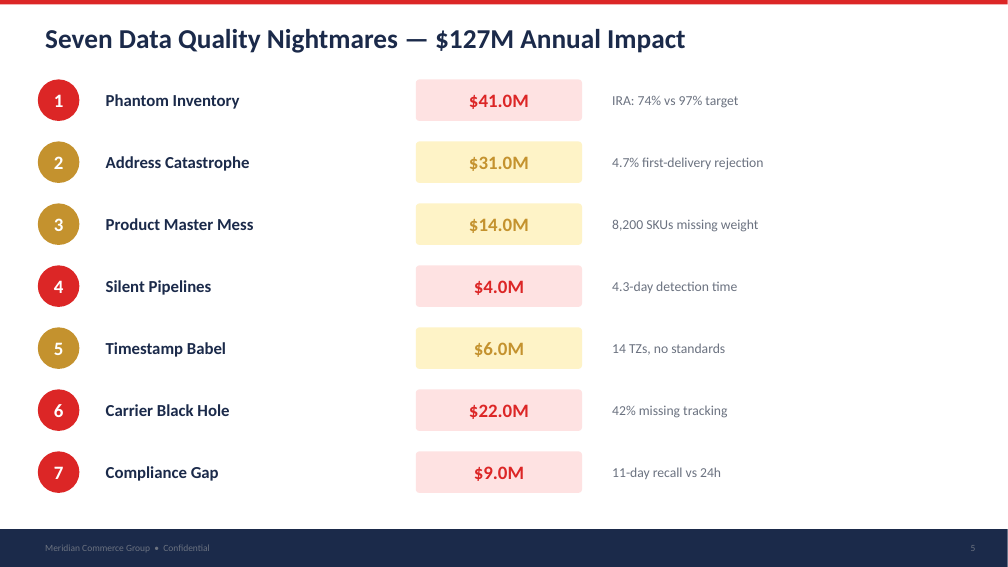
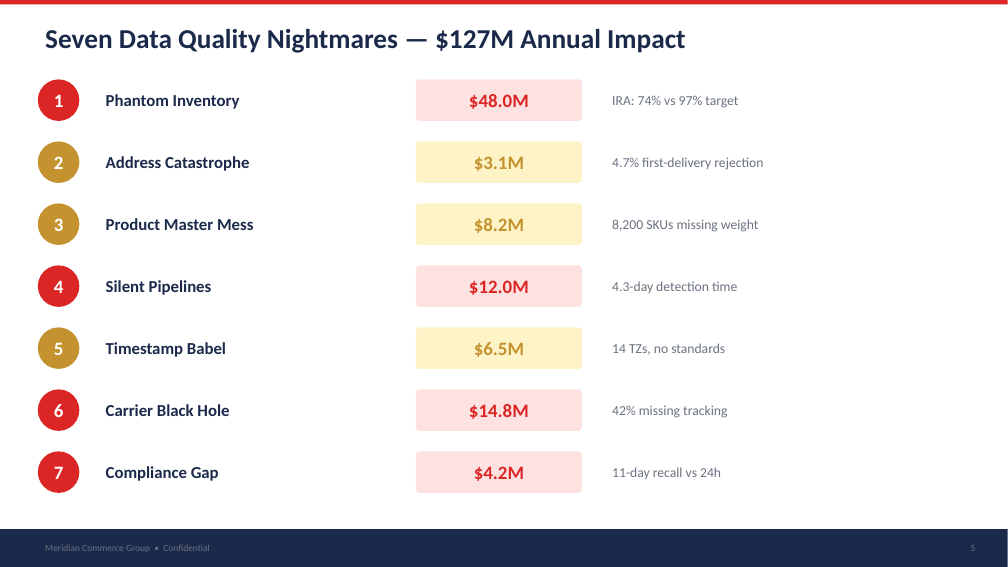
Before and after one commit to robertschoenfeldqlik/meridan_retail_group_qlik_demo_assets, a slide deck: slide 5 of MCG_Company_Profile_Data_Quality.pptx. Drawn at 1008x567 pixels with LibreOffice and Linux fonts; fonts in the diff are those of the drawing. Boxes give left, top, right and bottom in pixels: in the first picture for what was removed or moved away, otherwise in the second. Text is boxed around its words. In the diff, an @@ line names an element or a change of style, - is before the commit and + after.

```diff
--- a/MCG_Company_Profile_Data_Quality.pptx
+++ b/MCG_Company_Profile_Data_Quality.pptx
@@ text at box(469, 94, 529, 109): text changed @@
-$41.0M
+$48.0M
@@ text at box(474, 156, 524, 171): text changed @@
-$31.0M
+$3.1M
@@ text at box(474, 218, 524, 233): text changed @@
-$14.0M
+$8.2M
@@ text at box(469, 280, 529, 295): text changed @@
-$4.0M
+$12.0M
@@ text at box(474, 342, 524, 357): text changed @@
-$6.0M
+$6.5M
@@ text at box(469, 404, 529, 419): text changed @@
-$22.0M
+$14.8M
@@ text at box(474, 466, 524, 481): text changed @@
-$9.0M
+$4.2M
```
Also in this commit, not shown: 3 other slides changed, 22 other files.
